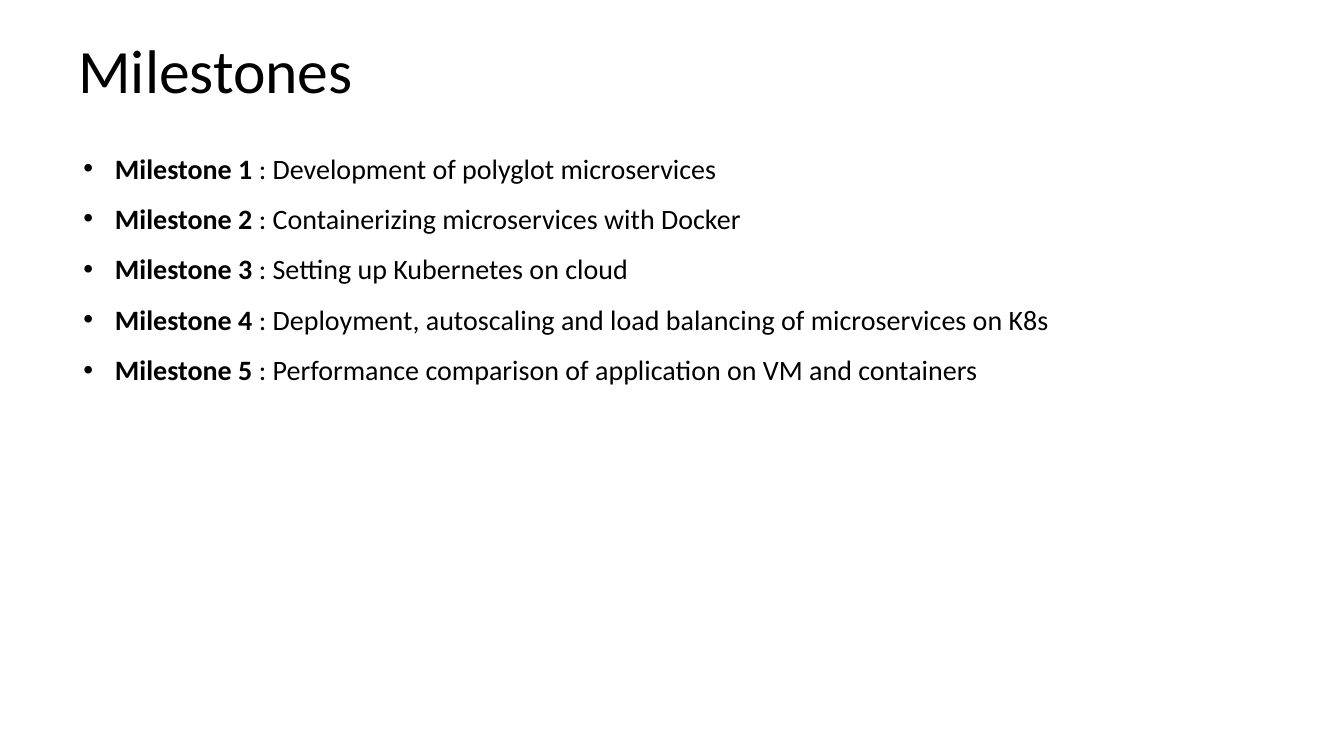
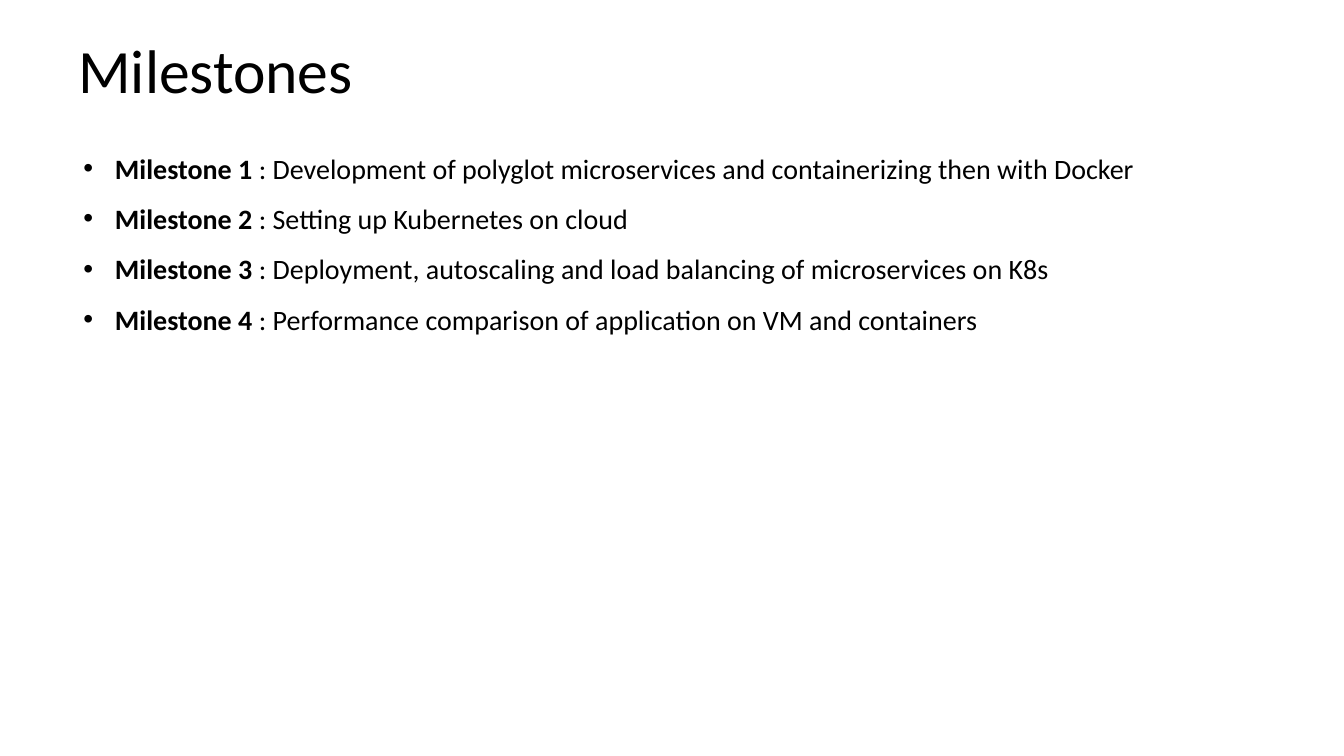
Before and after one commit to vyepuri/capstone-project-team5, a slide deck: slide 6 of Presentations/Presentation.pptx. Drawn at 1344x756 pixels with LibreOffice and Linux fonts; fonts in the diff are those of the drawing. Boxes give left, top, right and bottom in pixels: in the first picture for what was removed or moved away, otherwise in the second. Text is boxed around its words. In the diff, an @@ line names an element or a change of style, - is before the commit and + after.

```diff
--- a/Presentations/Presentation.pptx
+++ b/Presentations/Presentation.pptx
@@ text at bbox=[115, 159, 1133, 335]: text changed @@
-• Milestone 1 : Development of polyglot microservices
-• Milestone 2 : Containerizing microservices with Docker
-• Milestone 3 : Setting up Kubernetes on cloud
-• Milestone 4 : Deployment, autoscaling and load balancing of microservices on K8s
-• Milestone 5 : Performance comparison of application on VM and containers
+• Milestone 1 : Development of polyglot microservices and containerizing then with Docker
+• Milestone 2 : Setting up Kubernetes on cloud
+• Milestone 3 : Deployment, autoscaling and load balancing of microservices on K8s
+• Milestone 4 : Performance comparison of application on VM and containers
```
Also in this commit, not shown: 1 slide added.
